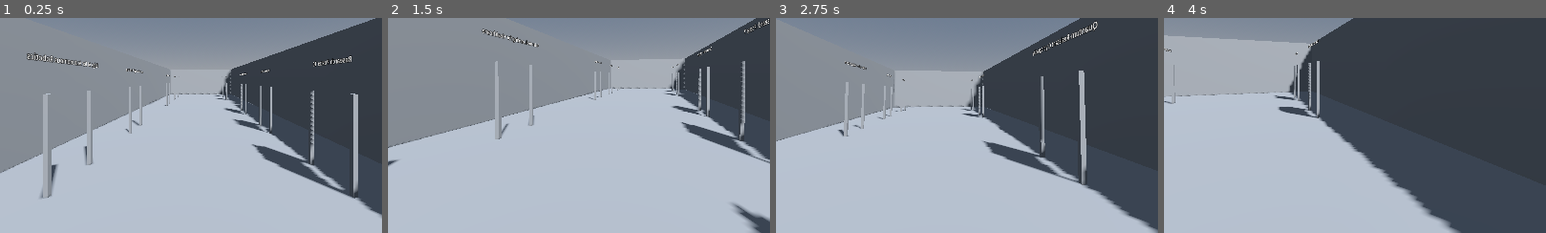
Above: before the commit, frames 1-4 (left to right).
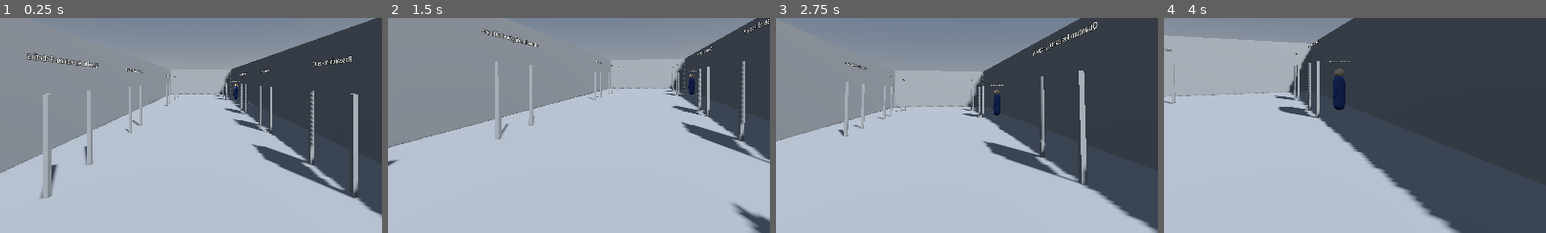
Above: after the commit, the same moments.

Repository: joakimeriksson/mad
Game: Godot game, scene res://scenes/environment/main.tscn
Same seed, same stepped clock (60 frames per second), same inputs: the game is played once before the commit and once after it.
Inputs (mouse positions are % of the whole screen's width and height, from its top left):
- Up to frame 1 (0.25 s): no input
- Up to frame 2 (1.5 s): tap Enter (ui_accept) at 0.5, 0.77 s; move the mouse to (55, 50) at 0.52 s; hold E (interact) 0.53-1.28 s; hold W (move_forward) from 0.53 s (still down); move the mouse to (45, 50) at 1.27 s; tap E (interact) at 1.35 s
- Up to frame 3 (2.75 s): keep holding W (move_forward); tap Enter (ui_accept) at 1.52 s; move the mouse to (52, 48) at 2.02 s; hold E (interact) from 2.03 s (still down)
- Up to frame 4 (4 s): keep holding W (move_forward); move the mouse to (49, 52) at 2.77 s; release E (interact) at 2.78 s; tap E (interact) at 2.85 s; tap Enter (ui_accept) at 3.02, 3.77 s; move the mouse to (57, 51) at 3.52 s; hold E (interact) from 3.53 s (still down)
The pictures show only the part of the screen within x 24-74%, y 36-86%; the shares and areas given below are measured in that part.

The runs differ from the first frame. In frame 1, less than 0.1% of the frame differs, in the area x 60-63%, y 29-38%; in frame 2, 0.1%; in frame 3, 0.2%; in frame 4, 0.5%, in the area x 43-49%, y 20-43%.

Commit message:
Add NPC to PosterBooth5 for testing
Added an NPC character to poster booth 5 (Sustainable Data Centers) to
demonstrate the NPC system in action. The NPC is positioned beside the
poster and will:
- Bob and sway with idle animation
- Look at the player when they approach
- Provide a visual representation of the AI agent

To test:
1. Open Godot project
2. Press F5 to run
3. Walk to the right side of the corridor (z: -10)
4. Approach PosterBooth5
5. The NPC should turn their head to look at you
6. Press E to interact with the poster

Diff:
--- a/client-godot/scenes/environment/main.tscn
+++ b/client-godot/scenes/environment/main.tscn
@@ -6,6 +6,7 @@
 [ext_resource type="Script" path="res://scripts/game_controller.gd" id="4"]
 [ext_resource type="PackedScene" uid="uid://poster_booth_001" path="res://scenes/interactables/poster_booth.tscn" id="5"]
 [ext_resource type="PackedScene" uid="uid://guide_kiosk_001" path="res://scenes/interactables/guide_kiosk.tscn" id="6"]
+[ext_resource type="PackedScene" uid="uid://npc_character_simple" path="res://scenes/interactables/npc_character.tscn" id="7"]
 
 [sub_resource type="ProceduralSkyMaterial" id="ProceduralSkyMaterial_1"]
 sky_top_color = Color(0.385, 0.454, 0.55, 1)
@@ -127,6 +128,9 @@
 [node name="Label3D" parent="Interactables/PosterBooth5" index="4"]
 text = "Sustainable Data Centers"
 
+[node name="NPC" parent="Interactables/PosterBooth5" instance=ExtResource("7")]
+transform = Transform3D(0.707107, 0, -0.707107, 0, 1, 0, 0.707107, 0, 0.707107, 0.5, 0, 1.2)
+
 [node name="PosterBooth6" parent="Interactables" instance=ExtResource("5")]
 transform = Transform3D(-4.37114e-08, 0, -1, 0, 1, 0, 1, 0, -4.37114e-08, -3, 0, -10)
 agent_name = "Researcher 6"
